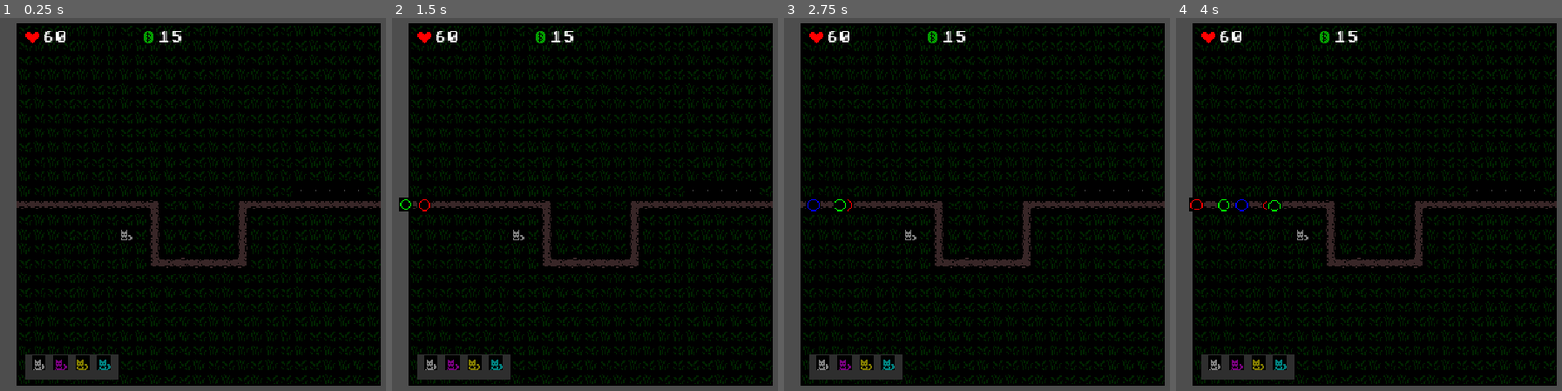
Above: before the commit, frames 1-4 (left to right).
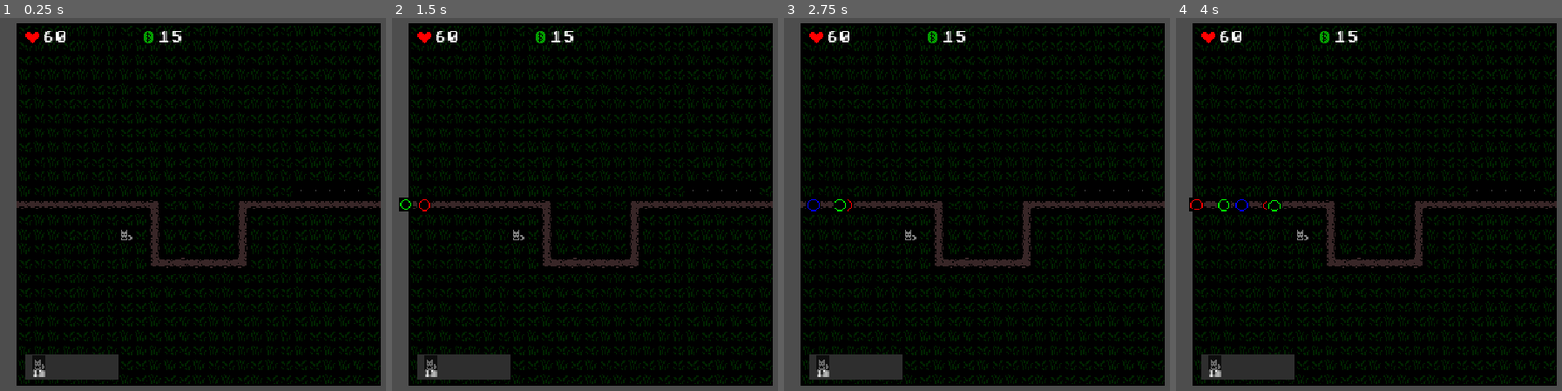
Above: after the commit, the same moments.

Repository: wonderzombie/godot-bubbles-td
Game: Godot game, scene res://scenes/main.tscn
Same seed, same stepped clock (60 frames per second), same inputs: the game is played once before the commit and once after it.
Inputs (mouse positions are in pixels of both pictures, inside the frame that each line leads up to):
- Up to frame 1 (0.25 s): no input
- Up to frame 2 (1.5 s): tap Enter at 0.5 s; move the mouse to (743, 185) at 0.52 s; hold 1 (first_balloon) 0.53-1.28 s; click (743, 185) at 0.67 s; move the mouse to (449, 223) at 1.27 s; tap Space (next_round) at 1.35 s; click (449, 223) at 1.42 s
- Up to frame 3 (2.75 s): move the mouse to (1054, 118) at 2.02 s; hold 2 (second_balloon) from 2.03 s (still down); click (1054, 118) at 2.17 s
- Up to frame 4 (4 s): move the mouse to (1338, 282) at 2.77 s; release 2 (second_balloon) at 2.78 s; tap 3 (third_balloon) at 2.85 s; click (1338, 282) at 2.92 s; move the mouse to (outside the picture) at 3.52 s; hold 1 (first_balloon) from 3.53 s (still down); click (outside the picture) at 3.67 s

The runs differ from the first frame. In frame 1, 0.5% of the frame differs, in the area x 8-29%, y 90-97%; in frame 2, 0.5%; in frame 3, 0.5%; in frame 4, 0.5%.
Error after the commit: Invalid assignment of property or key 'text' with value of type 'String' on a base object of type 'null instance'. (res://scripts/dog_button_1.gd:11)

Commit message:
add cost labels to toolbar
add "hover" visual change

Diff:
--- a/resources/ui_theme.tres
+++ b/resources/ui_theme.tres
@@ -14,3 +14,4 @@
 CheckBox/icons/checked = ExtResource("1_qosx5")
 CheckBox/icons/checked_disabled = ExtResource("1_qosx5")
 CheckBox/icons/unchecked = ExtResource("2_m7jai")
+Label/fonts/font = ExtResource("1_cviax")
--- a/scenes/main.tscn
+++ b/scenes/main.tscn
@@ -8,6 +8,7 @@
 [ext_resource type="FontFile" uid="uid://bw15vudvtopgt" path="res://assets/pcsenior.ttf" id="6_a8y0u"]
 [ext_resource type="Script" uid="uid://diw18gbqqwts6" path="res://scripts/toolbar.gd" id="7_jkv2x"]
 [ext_resource type="Script" uid="uid://cblhggo6icldx" path="res://scripts/dog_button_1.gd" id="8_jbj1t"]
+[ext_resource type="Theme" uid="uid://crd5wtwf6s18e" path="res://resources/ui_theme.tres" id="8_ya4ey"]
 [ext_resource type="Script" uid="uid://cfh0ri6c3dwse" path="res://scripts/messages.gd" id="9_muem4"]
 [ext_resource type="PackedScene" uid="uid://csnsupyjplf0x" path="res://scenes/upgrade_menu.tscn" id="10_choun"]
 
@@ -83,25 +84,77 @@
 texture = SubResource("GradientTexture1D_o33de")
 
 [node name="DogButton1" type="Sprite2D" parent="Toolbar" unique_id=227257795]
+self_modulate = Color(1, 1, 1, 0.70000005)
 position = Vector2(-1, 1)
 texture = SubResource("AtlasTexture_o33de")
 script = ExtResource("8_jbj1t")
 tower_file = "uid://bbgcw17imuri8"
 
+[node name="CostLabel1" type="Label" parent="Toolbar" unique_id=2037342909]
+offset_left = -6.0
+offset_top = 8.0
+offset_right = 4.0
+offset_bottom = 14.0
+theme = ExtResource("8_ya4ey")
+theme_type_variation = &"TowerCostLabel"
+theme_override_font_sizes/font_size = 5
+text = "15"
+horizontal_alignment = 1
+vertical_alignment = 1
+
 [node name="DogButton2" type="Sprite2D" parent="Toolbar" unique_id=638502384]
-modulate = Color(0.9499998, 0, 1, 1)
+visible = false
+self_modulate = Color(0.9490196, 0, 1, 1)
 position = Vector2(17, 1)
 texture = SubResource("AtlasTexture_o33de")
 
+[node name="CostLabel2" type="Label" parent="Toolbar" unique_id=2142530776]
+visible = false
+offset_left = 12.0
+offset_top = 8.0
+offset_right = 22.0
+offset_bottom = 14.0
+theme = ExtResource("8_ya4ey")
+theme_override_font_sizes/font_size = 5
+text = "20"
+horizontal_alignment = 1
+vertical_alignment = 1
+
 [node name="DogButton3" type="Sprite2D" parent="Toolbar" unique_id=1824316595]
-modulate = Color(1, 0.95, 0, 1)
+visible = false
+self_modulate = Color(1, 0.9490196, 0, 1)
 position = Vector2(35, 1)
 texture = SubResource("AtlasTexture_o33de")
 
+[node name="CostLabel3" type="Label" parent="Toolbar" unique_id=292755551]
+visible = false
+offset_left = 30.0
+offset_top = 8.0
+offset_right = 40.0
+offset_bottom = 14.0
+theme = ExtResource("8_ya4ey")
+theme_override_font_sizes/font_size = 5
+text = "18"
+horizontal_alignment = 1
+vertical_alignment = 1
+
 [node name="DogButton4" type="Sprite2D" parent="Toolbar" unique_id=2056833075]
-modulate = Color(0, 1, 0.98333335, 1)
+visible = false
+self_modulate = Color(0, 1, 0.9843137, 1)
 position = Vector2(53, 1)
 texture = SubResource("AtlasTexture_o33de")
+
+[node name="CostLabel4" type="Label" parent="Toolbar" unique_id=1906746924]
+visible = false
+offset_left = 47.0
+offset_top = 8.0
+offset_right = 59.0
+offset_bottom = 14.0
+theme = ExtResource("8_ya4ey")
+theme_override_font_sizes/font_size = 5
+text = "25"
+horizontal_alignment = 1
+vertical_alignment = 1
 
 [node name="ScoreBox" type="HBoxContainer" parent="." unique_id=41044400]
 offset_left = 102.0
--- a/scripts/dog_button_1.gd
+++ b/scripts/dog_button_1.gd
@@ -4,3 +4,20 @@
 @export var cost: int = 15
 
 @onready var scene := load(tower_file)
+@onready var label: Label = get_node(^"CostLabel")
+@onready var default_alpha: float = self.self_modulate.a
+
+func _ready() -> void:
+	label.text = "%d" % cost
+	self.self_modulate.a = default_alpha
+
+func _unhandled_input(event: InputEvent) -> void:
+	var mouse_event := event as InputEventMouseMotion
+
+	if !mouse_event:
+		return
+
+	if self.get_rect().has_point(get_local_mouse_position()):
+		self.self_modulate.a = 1.0
+	elif self.self_modulate.a != default_alpha:
+		self.self_modulate.a = default_alpha
